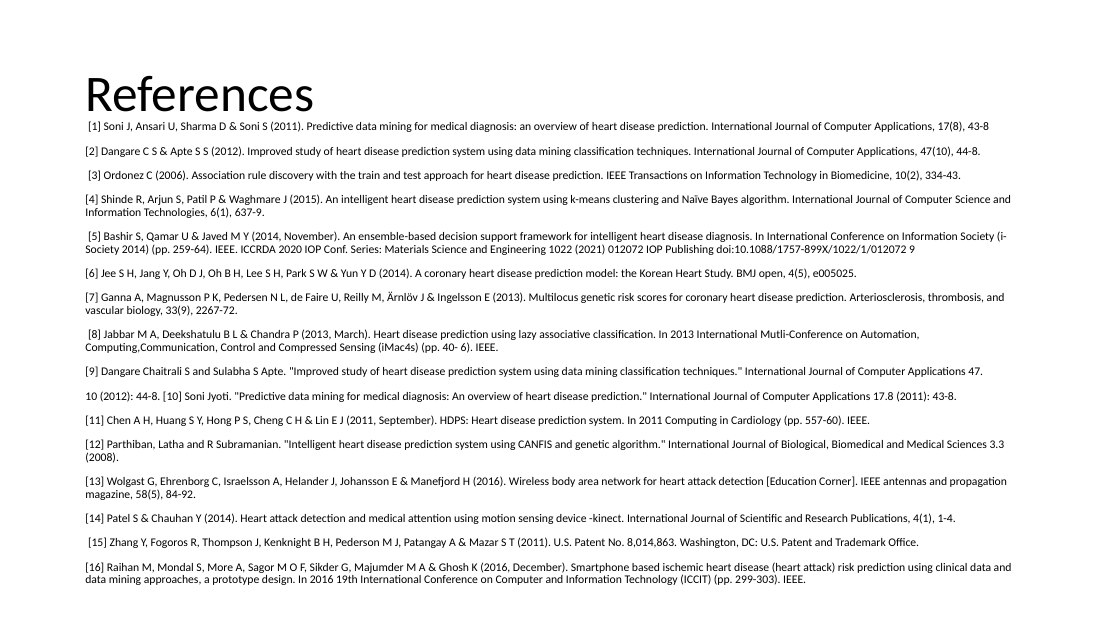
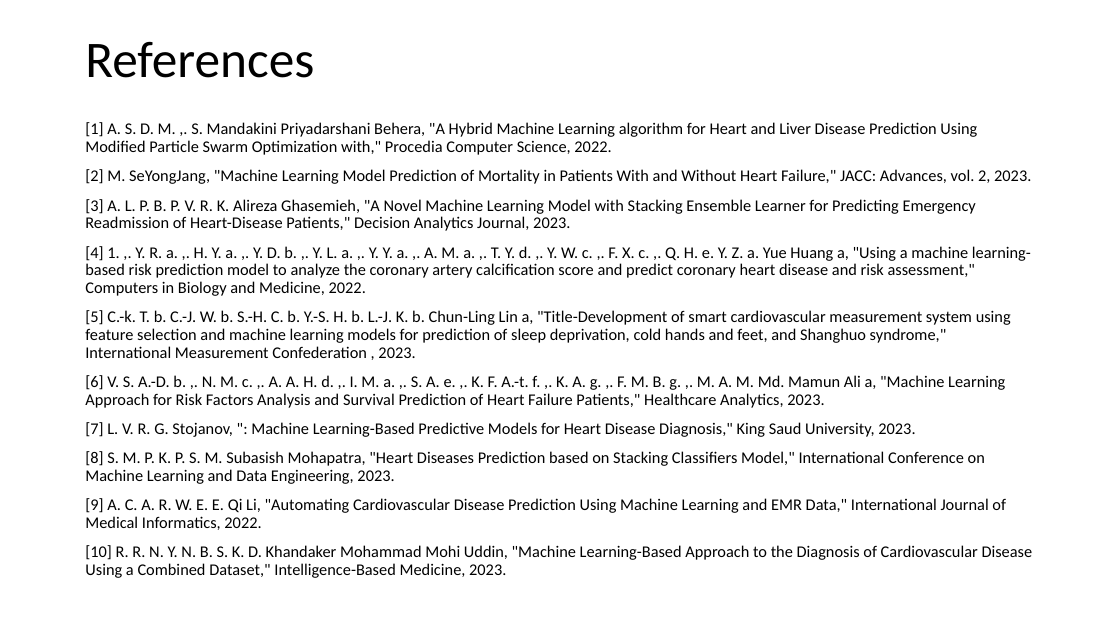
Before and after one commit to KIET-Github/CS-2024-A, a slide deck: slide 29 of PCS24-8/Presentation pentackles major project.pptx (slide 25 before the commit). Drawn at 1120x630 pixels with LibreOffice and Linux fonts; fonts in the diff are those of the drawing. Boxes give left, top, right and bottom in pixels: in the first picture for what was removed or moved away, otherwise in the second. Text is boxed around its words. In the diff, an @@ line names an element or a change of style, - is before the commit and + after.

```diff
--- a/PCS24-8/Presentation pentackles major project.pptx
+++ b/PCS24-8/Presentation pentackles major project.pptx
@@ title "References" rewrapped from (85,75,314,123) to (85,41,314,78) @@
@@ text at (85,122,1033,578): text changed; size 10 to 14 pt @@
-[1] Soni J, Ansari U, Sharma D & Soni S (2011). Predictive data mining for medical diagnosis: an overview of heart disease prediction. International Journal of Computer Applications, 17(8), 43-8
-[2] Dangare C S & Apte S S (2012). Improved study of heart disease prediction system using data mining classification techniques. International Journal of Computer Applications, 47(10), 44-8.
-[3] Ordonez C (2006). Association rule discovery with the train and test approach for heart disease prediction. IEEE Transactions on Information Technology in Biomedicine, 10(2), 334-43.
-[4] Shinde R, Arjun S, Patil P & Waghmare J (2015). An intelligent heart disease prediction system using k-means clustering and Naïve Bayes algorithm. International Journal of Computer Science and Information Technologies, 6(1), 637-9.
-[5] Bashir S, Qamar U & Javed M Y (2014, November). An ensemble-based decision support framework for intelligent heart disease diagnosis. In International Conference on Information Society (i-Society 2014) (pp. 259-64). IEEE. ICCRDA 2020 IOP Conf. Series: Materials Science and Engineering 1022 (2021) 012072 IOP Publishing doi:10.1088/1757-899X/1022/1/012072 9
-[6] Jee S H, Jang Y, Oh D J, Oh B H, Lee S H, Park S W & Yun Y D (2014). A coronary heart disease prediction model: the Korean Heart Study. BMJ open, 4(5), e005025.
-[7] Ganna A, Magnusson P K, Pedersen N L, de Faire U, Reilly M, Ärnlöv J & Ingelsson E (2013). Multilocus genetic risk scores for coronary heart disease prediction. Arteriosclerosis, thrombosis, and vascular biology, 33(9), 2267-72.
-[8] Jabbar M A, Deekshatulu B L & Chandra P (2013, March). Heart disease prediction using lazy associative classification. In 2013 International Mutli-Conference on Automation, Computing,Communication, Control and Compressed Sensing (iMac4s) (pp. 40- 6). IEEE.
-[9] Dangare Chaitrali S and Sulabha S Apte. "Improved study of heart disease prediction system using data mining classification techniques." International Journal of Computer Applications 47.
-10 (2012): 44-8. [10] Soni Jyoti. "Predictive data mining for medical diagnosis: An overview of heart disease prediction." International Journal of Computer Applications 17.8 (2011): 43-8.
-[11] Chen A H, Huang S Y, Hong P S, Cheng C H & Lin E J (2011, September). HDPS: Heart disease prediction system. In 2011 Computing in Cardiology (pp. 557-60). IEEE.
-[12] Parthiban, Latha and R Subramanian. "Intelligent heart disease prediction system using CANFIS and genetic algorithm." International Journal of Biological, Biomedical and Medical Sciences 3.3 (2008).
-[13] Wolgast G, Ehrenborg C, Israelsson A, Helander J, Johansson E & Manefjord H (2016). Wireless body area network for heart attack detection [Education Corner]. IEEE antennas and propagation magazine, 58(5), 84-92.
-[14] Patel S & Chauhan Y (2014). Heart attack detection and medical attention using motion sensing device -kinect. International Journal of Scientific and Research Publications, 4(1), 1-4.
-[15] Zhang Y, Fogoros R, Thompson J, Kenknight B H, Pederson M J, Patangay A & Mazar S T (2011). U.S. Patent No. 8,014,863. Washington, DC: U.S. Patent and Trademark Office.
-[16] Raihan M, Mondal S, More A, Sagor M O F, Sikder G, Majumder M A & Ghosh K (2016, December). Smartphone based ischemic heart disease (heart attack) risk prediction using clinical data and data mining approaches, a prototype design. In 2016 19th International Conference on Computer and Information Technology (ICCIT) (pp. 299-303). IEEE.
+[1] A. S. D. M. ,. S. Mandakini Priyadarshani Behera, "A Hybrid Machine Learning algorithm for Heart and Liver Disease Prediction Using Modified Particle Swarm Optimization with," Procedia Computer Science, 2022.
+[2] M. SeYongJang, "Machine Learning Model Prediction of Mortality in Patients With and Without Heart Failure," JACC: Advances, vol. 2, 2023.
+[3] A. L. P. B. P. V. R. K. Alireza Ghasemieh, "A Novel Machine Learning Model with Stacking Ensemble Learner for Predicting Emergency Readmission of Heart-Disease Patients," Decision Analytics Journal, 2023.
+[4] 1. ,. Y. R. a. ,. H. Y. a. ,. Y. D. b. ,. Y. L. a. ,. Y. Y. a. ,. A. M. a. ,. T. Y. d. ,. Y. W. c. ,. F. X. c. ,. Q. H. e. Y. Z. a. Yue Huang a, "Using a machine learning-based risk prediction model to analyze the coronary artery calcification score and predict coronary heart disease and risk assessment," Computers in Biology and Medicine, 2022.
+[5] C.-k. T. b. C.-J. W. b. S.-H. C. b. Y.-S. H. b. L.-J. K. b. Chun-Ling Lin a, "Title-Development of smart cardiovascular measurement system using feature selection and machine learning models for prediction of sleep deprivation, cold hands and feet, and Shanghuo syndrome," International Measurement Confederation , 2023.
+[6] V. S. A.-D. b. ,. N. M. c. ,. A. A. H. d. ,. I. M. a. ,. S. A. e. ,. K. F. A.-t. f. ,. K. A. g. ,. F. M. B. g. ,. M. A. M. Md. Mamun Ali a, "Machine Learning Approach for Risk Factors Analysis and Survival Prediction of Heart Failure Patients," Healthcare Analytics, 2023.
+[7] L. V. R. G. Stojanov, ": Machine Learning-Based Predictive Models for Heart Disease Diagnosis," King Saud University, 2023.
+[8] S. M. P. K. P. S. M. Subasish Mohapatra, "Heart Diseases Prediction based on Stacking Classifiers Model," International Conference on Machine Learning and Data Engineering, 2023.
+[9] A. C. A. R. W. E. E. Qi Li, "Automating Cardiovascular Disease Prediction Using Machine Learning and EMR Data," International Journal of Medical Informatics, 2022.
+[10] R. R. N. Y. N. B. S. K. D. Khandaker Mohammad Mohi Uddin, "Machine Learning-Based Approach to the Diagnosis of Cardiovascular Disease Using a Combined Dataset," Intelligence-Based Medicine, 2023.
```
Also in this commit, not shown: 2 other slides changed, 5 slides added, 1 slide removed.
